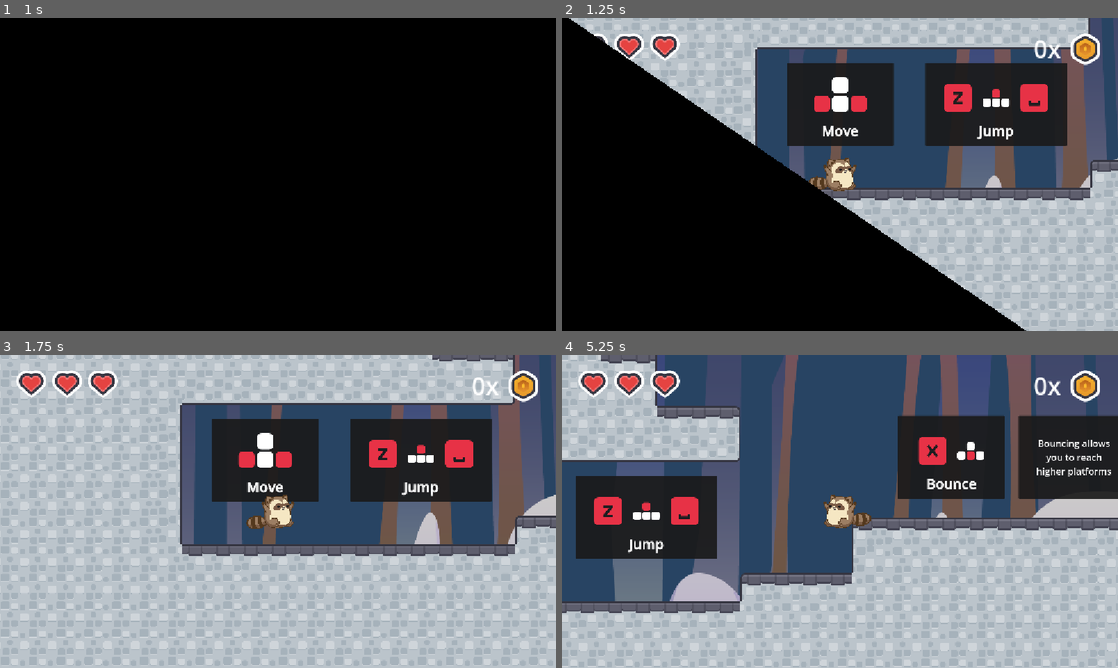
Above: before the commit, frames 1-4 (two rows, left to right).
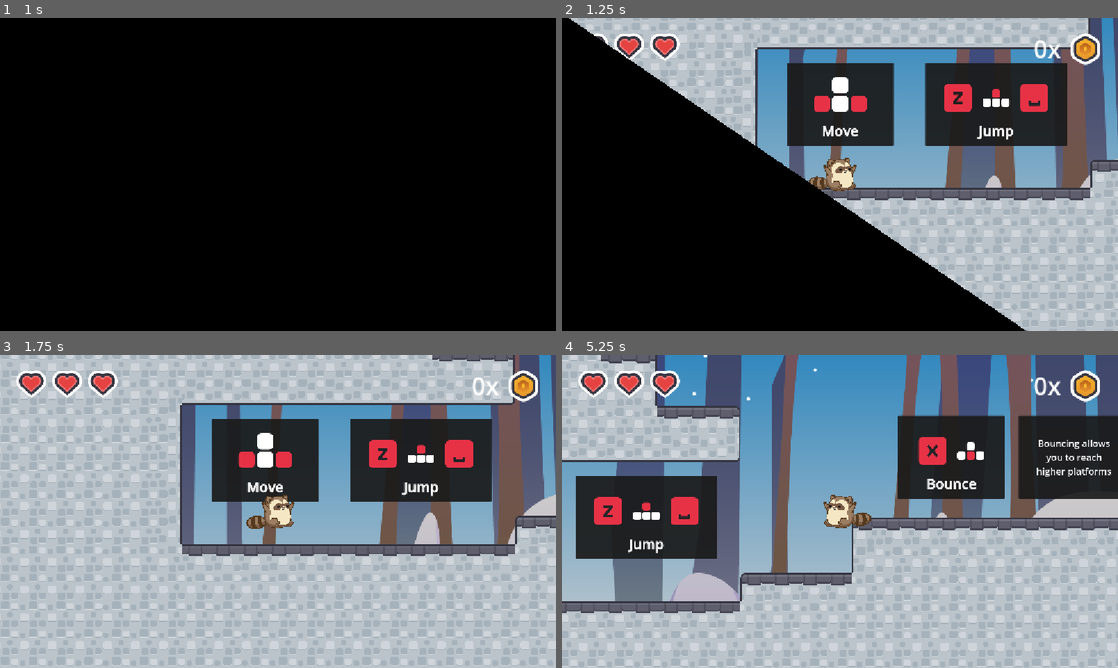
Above: after the commit, the same moments.

Repository: popcar2/WildJam88
Game: Godot game, scene res://Scenes/MainMenu/main_menu.tscn
Same seed, same stepped clock (60 frames per second), same inputs: the game is played once before the commit and once after it.
Inputs:
- Up to frame 1 (1 s): click "Start Game" at 0.5 s
- Up to frame 2 (1.25 s): no input
- Up to frame 3 (1.75 s): hold Right (move_right) from 1.28 s (still down); tap X (dash) at 1.35 s; tap Space (jump) at 1.52 s
- Up to frame 4 (5.25 s): tap X (dash) every 0.75 s from 2.1 to 5.1 s; tap Space (jump) at 2.27, 3.77, 4.52 s; release Right (move_right) at 2.78 s; hold Left (move_left) 2.78-3.53 s; hold Right (move_right) 3.53-5.03 s; hold Left (move_left) from 5.03 s (still down)

Frame 1 is identical in both runs. In frame 2, 9.7% of the frame differs, in the area x 35-100%, y 0-55%; in frame 3, 9.7%; in frame 4, 23%, in the area x 0-97%, y 0-79%.

Commit message:
Fix snow particles

Diff:
--- a/Scenes/Parallax/snow_parallax.tscn
+++ b/Scenes/Parallax/snow_parallax.tscn
@@ -1,8 +1,15 @@
-[gd_scene load_steps=7 format=3 uid="uid://bkthptyxb2huy"]
+[gd_scene load_steps=9 format=3 uid="uid://bkthptyxb2huy"]
 
 [ext_resource type="Texture2D" uid="uid://d3vtlk2cd6plw" path="res://Assets/Backgrounds/shadow_layer_snow.png" id="1_8rn5e"]
 [ext_resource type="Texture2D" uid="uid://s5b13q0sv8ba" path="res://Assets/Backgrounds/middle_layer_snow.png" id="2_ia34m"]
 [ext_resource type="Texture2D" uid="uid://bh7ctw55uiq1g" path="res://Assets/Backgrounds/outer_layer_snow.png" id="3_erpw3"]
+
+[sub_resource type="Gradient" id="Gradient_4pa2y"]
+colors = PackedColorArray(0.81240565, 0.8124055, 0.8124055, 1, 0.19957286, 0.53511244, 0.7460092, 1)
+
+[sub_resource type="GradientTexture1D" id="GradientTexture1D_188t3"]
+gradient = SubResource("Gradient_4pa2y")
+width = 648
 
 [sub_resource type="Gradient" id="Gradient_erpw3"]
 offsets = PackedFloat32Array(0, 0.6369863, 1)
@@ -53,7 +60,7 @@
 [node name="Parallax2D3" type="Parallax2D" parent="."]
 modulate = Color(0.8879926, 0.88799256, 0.8879925, 1)
 scroll_scale = Vector2(0.15, 0)
-scroll_offset = Vector2(0, 866)
+scroll_offset = Vector2(0, 800)
 repeat_size = Vector2(3768, 0)
 repeat_times = 3
 
@@ -64,6 +71,13 @@
 [node name="CanvasLayer" type="CanvasLayer" parent="."]
 layer = -1
 
+[node name="Sprite2D" type="Sprite2D" parent="CanvasLayer"]
+position = Vector2(0, 648)
+rotation = -1.5707964
+scale = Vector2(1, 1152)
+texture = SubResource("GradientTexture1D_188t3")
+centered = false
+
 [node name="GPUParticles2D" type="GPUParticles2D" parent="CanvasLayer"]
 position = Vector2(576, -42)
 amount = 100
@@ -71,11 +85,3 @@
 lifetime = 25.0
 fixed_fps = 5
 process_material = SubResource("ParticleProcessMaterial_erpw3")
-
-[node name="ColorRect" type="ColorRect" parent="CanvasLayer"]
-anchors_preset = 15
-anchor_right = 1.0
-anchor_bottom = 1.0
-grow_horizontal = 2
-grow_vertical = 2
-color = Color(0.15785998, 0.26561904, 0.3874738, 1)
Not shown: 1 places in Scenes/Levels/Level1.tscn that only renumber resources
